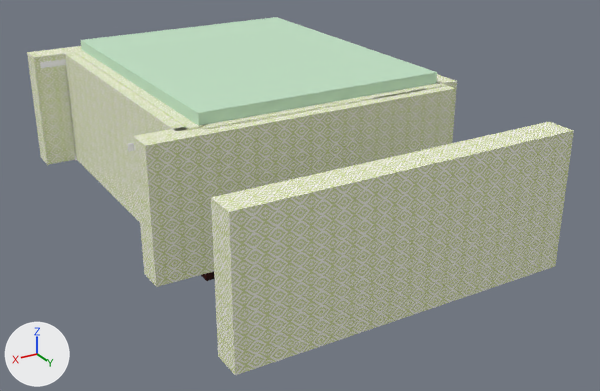
A saved change to the OBJ model main/resources/models/room.obj.
Before and after are seen from a 50 mm camera at (171.0, 377.0, 136.0) aimed at (-1.0, 91.0, -7.0). Every picture has the same lights, and +X, +Y and +Z are marked at lower left. Where no turn or scale is listed for an object, it has been applied to the vertices.

In view in the first picture: 'room'.
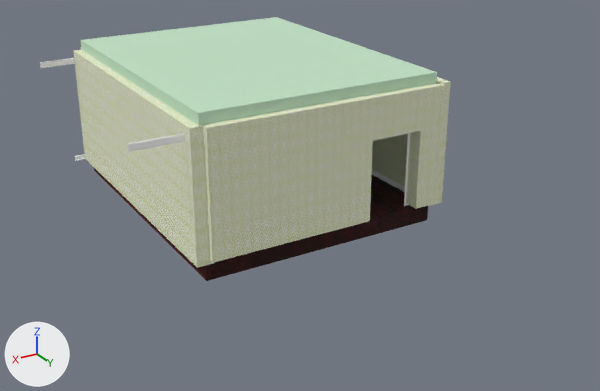
Commit message: Brand new wall

The change in detail:
me_room is used by ob_room; location (0.0, 0.0, 0.0).
me_room had 388 vertices, 660 faces and spanned x -76.0..82.0, y -30.0..187.0, z -21.0..47.0.
me_room now has 352 vertices, 592 faces and spans x -76.0..82.0, y -26.0..120.0, z -21.0..47.0.
me_room part 1: the loose piece of 8 vertices spanning x -56.0..80.0, y -30.0..-19.0, z -13.0..41.0 is deleted.
me_room part 2: the loose piece of 8 vertices spanning x -56.0..80.0, y 175.0..187.0, z -13.0..41.0 is deleted.
Part 3, on me_room:
35 vertices are removed from x -64.0..80.0, y -19.0..124.0, z -13.0..42.0.
88 faces are deleted.
5 vertices move from x -54.0..53.0, y -19.0..120.0, z -13.0..42.0 to x -52.0..53.0, y -19.0..120.0, z -13.0..42.0.
9 vertices are added at x -54.0..55.0, y 113.0..120.0, z -12.0..42.0.
6 new vertices lie (0.0, 0.0, -36.0) away from vertices in x -54.0..55.0, y 113.0..120.0, z 24.0.
7 new faces join them, mat_lambert2sg (picture img_wood_jpg).
28 new faces join them, mat_lambert4sg (picture img_wallpaper_jpg).
9 new faces join them, mat_lambert5sg (white #ffffff).
me_room part 4: 3 kept faces spanning x 53.0..60.0, y -19.0..117.0, z -13.0..42.0 get new texture (UV) coordinates.

Pixel boxes [x1, y1, x2, y2] of what changed, in the pictures (600 x 391 px):
'room', reshaped (25% narrower, 26% shorter): before [27, 17, 574, 375]; after [40, 17, 450, 281]
part 1 of me_room, deleted: before [27, 46, 82, 165]
part 2 of me_room, deleted: before [211, 122, 574, 375]
part 3 of me_room, cut back: before [64, 52, 457, 287]; after [203, 82, 446, 263]
part 4 of me_room, surface changed: before [73, 50, 206, 130]; after [73, 50, 213, 268]
